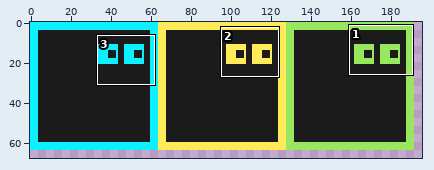
Pixel-art file -- Assets/Resources/Aseprites/Player.aseprite. The picture above shows the old version from afar; the outline marks the close-up.
Close-up. The starting point:
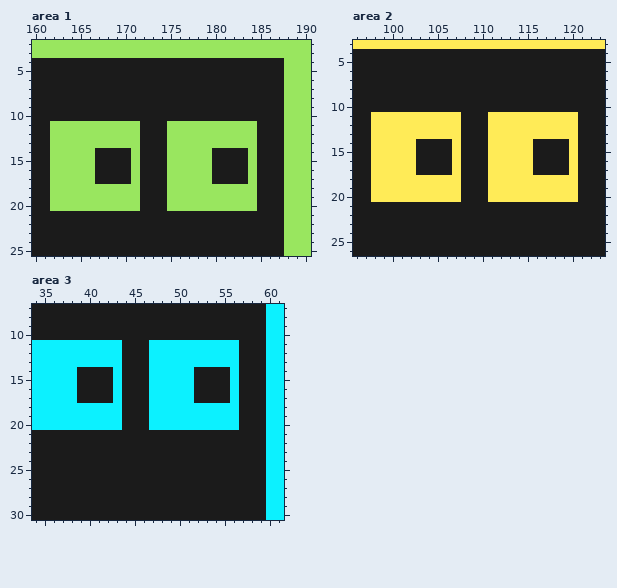
256x256 pixels, 1 frame. Shown: area 1: x 160..190, y 2..25; area 2: x 96..123, y 3..26; area 3: x 34..61, y 7..30. The wide view leaves out empty margins.
And afterwards:
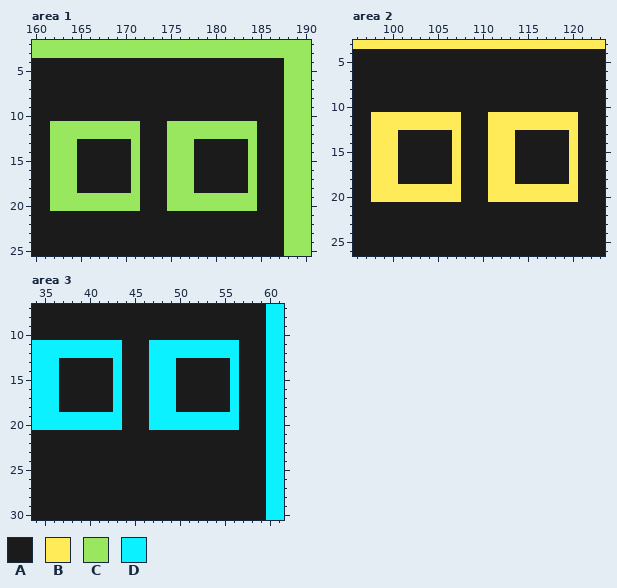
Palette (. is transparent): A #1b1b1b  B #ffeb57  C #99e65f  D #0cf1ff
Difference:
Area 1:
y 13: x 165..170 CCCCCC -> AAAAAA; x 178..183 CCCCCC -> AAAAAA
y 14..17: x 165..166 CC -> AA; x 178..179 CC -> AA
y 18: x 165..170 CCCCCC -> AAAAAA; x 178..183 CCCCCC -> AAAAAA
Area 2:
y 13: x 101..106 BBBBBB -> AAAAAA; x 114..119 BBBBBB -> AAAAAA
y 14..17: x 101..102 BB -> AA; x 114..115 BB -> AA
y 18: x 101..106 BBBBBB -> AAAAAA; x 114..119 BBBBBB -> AAAAAA
Area 3:
y 13: x 37..42 DDDDDD -> AAAAAA; x 50..55 DDDDDD -> AAAAAA
y 14..17: x 37..38 DD -> AA; x 50..51 DD -> AA
y 18: x 37..42 DDDDDD -> AAAAAA; x 50..55 DDDDDD -> AAAAAA
Pixel boxes of the changes (left, top, right, bottom) in both close-ups:
changed: (77, 139, 131, 193)
changed: (194, 139, 248, 193)
changed: (398, 130, 452, 184)
changed: (515, 130, 569, 184)
changed: (59, 358, 113, 412)
changed: (176, 358, 230, 412)
